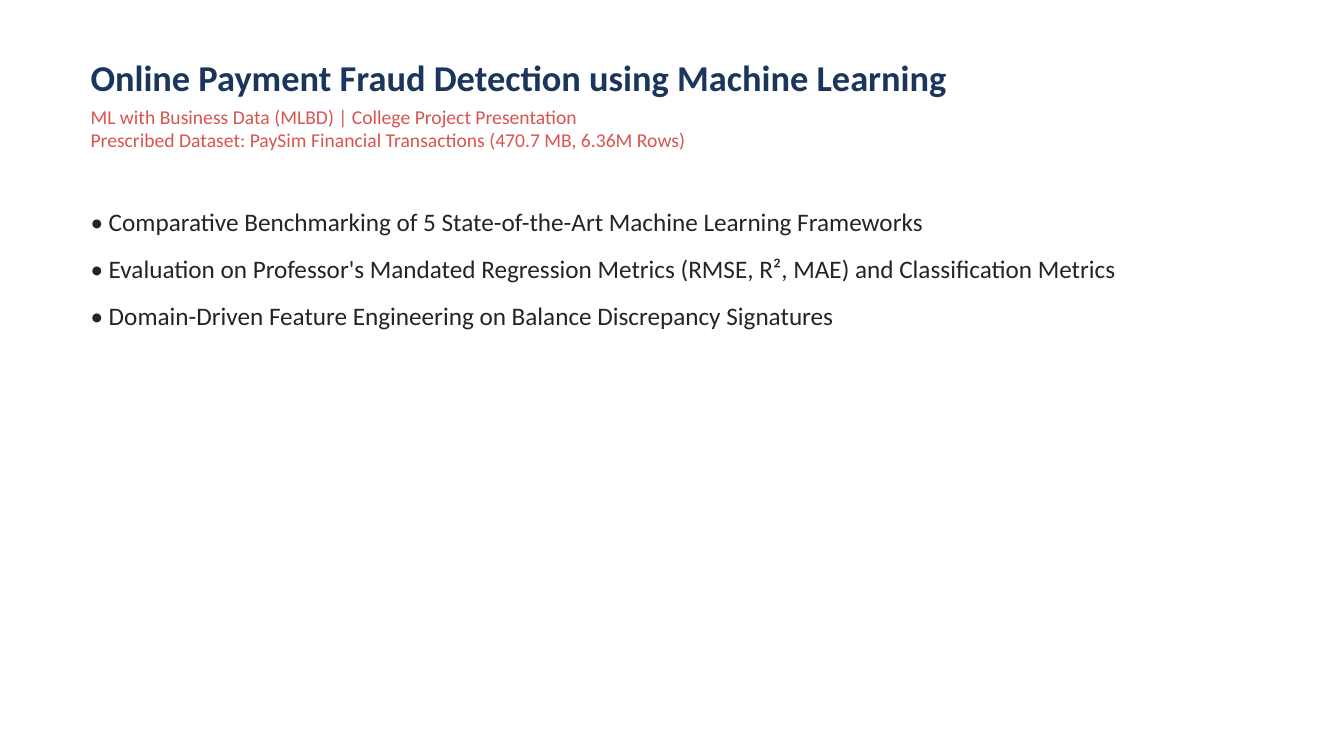
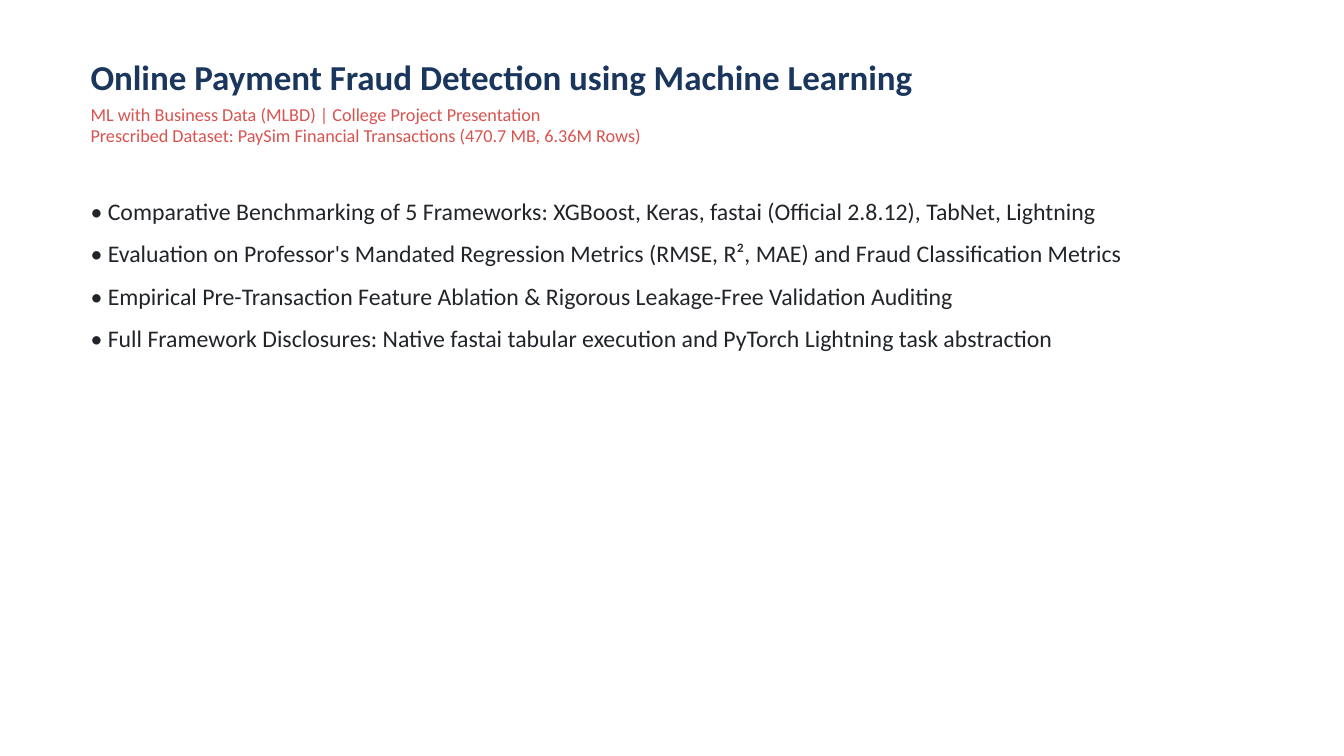
Before and after one commit to Akshayshetty742/online-payment-fraud-detection, a slide deck: slide 1 of presentation/online_payment_fraud_detection.pptx. Drawn at 1344x756 pixels with LibreOffice and Linux fonts; fonts in the diff are those of the drawing. Boxes give left, top, right and bottom in pixels: in the first picture for what was removed or moved away, otherwise in the second. Text is boxed around its words. In the diff, an @@ line names an element or a change of style, - is before the commit and + after.

Commit message:
feat: integrate official fastai, update benchmarks, reports, and presentation

```diff
--- a/presentation/online_payment_fraud_detection.pptx
+++ b/presentation/online_payment_fraud_detection.pptx
@@ text "Online Payment Fraud Detection using ..." at (91,65,913,145): size 26 to 25 pt in "Online Payment Fraud Detection using Machine Learning"; size 14 to 13 pt in "ML with Business Data (MLBD) | College ..." @@
@@ text at (108,203,1121,351): text changed; size 18 to 17 pt @@
-• Comparative Benchmarking of 5 State-of-the-Art Machine Learning Frameworks
-• Evaluation on Professor's Mandated Regression Metrics (RMSE, R², MAE) and Classification Metrics
-• Domain-Driven Feature Engineering on Balance Discrepancy Signatures
+• Comparative Benchmarking of 5 Frameworks: XGBoost, Keras, fastai (Official 2.8.12), TabNet, Lightning
+• Evaluation on Professor's Mandated Regression Metrics (RMSE, R², MAE) and Fraud Classification Metrics
+• Empirical Pre-Transaction Feature Ablation & Rigorous Leakage-Free Validation Auditing
+• Full Framework Disclosures: Native fastai tabular execution and PyTorch Lightning task abstraction
```
Also in this commit, not shown: 10 other slides changed, 27 other files.
